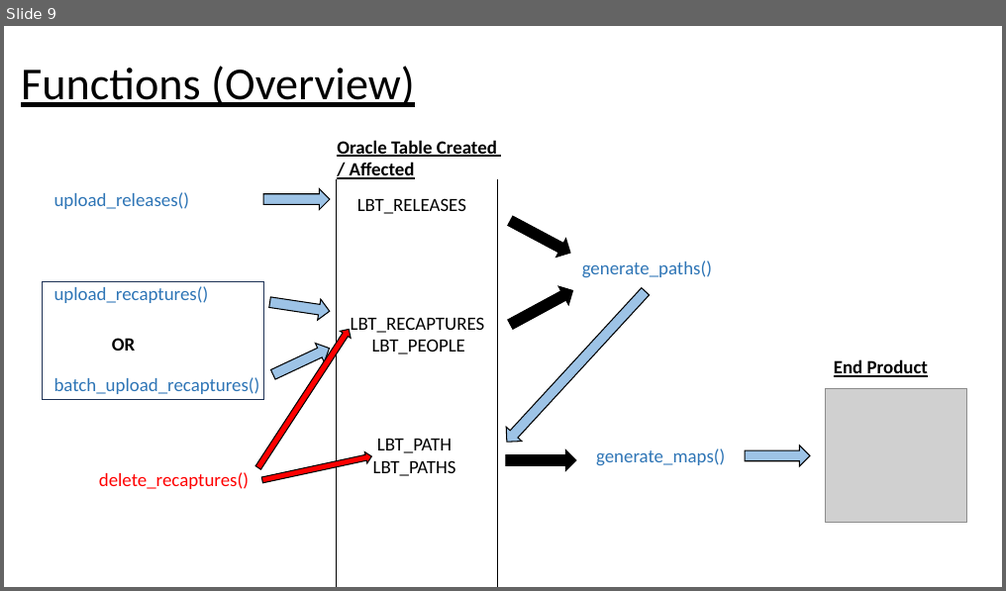
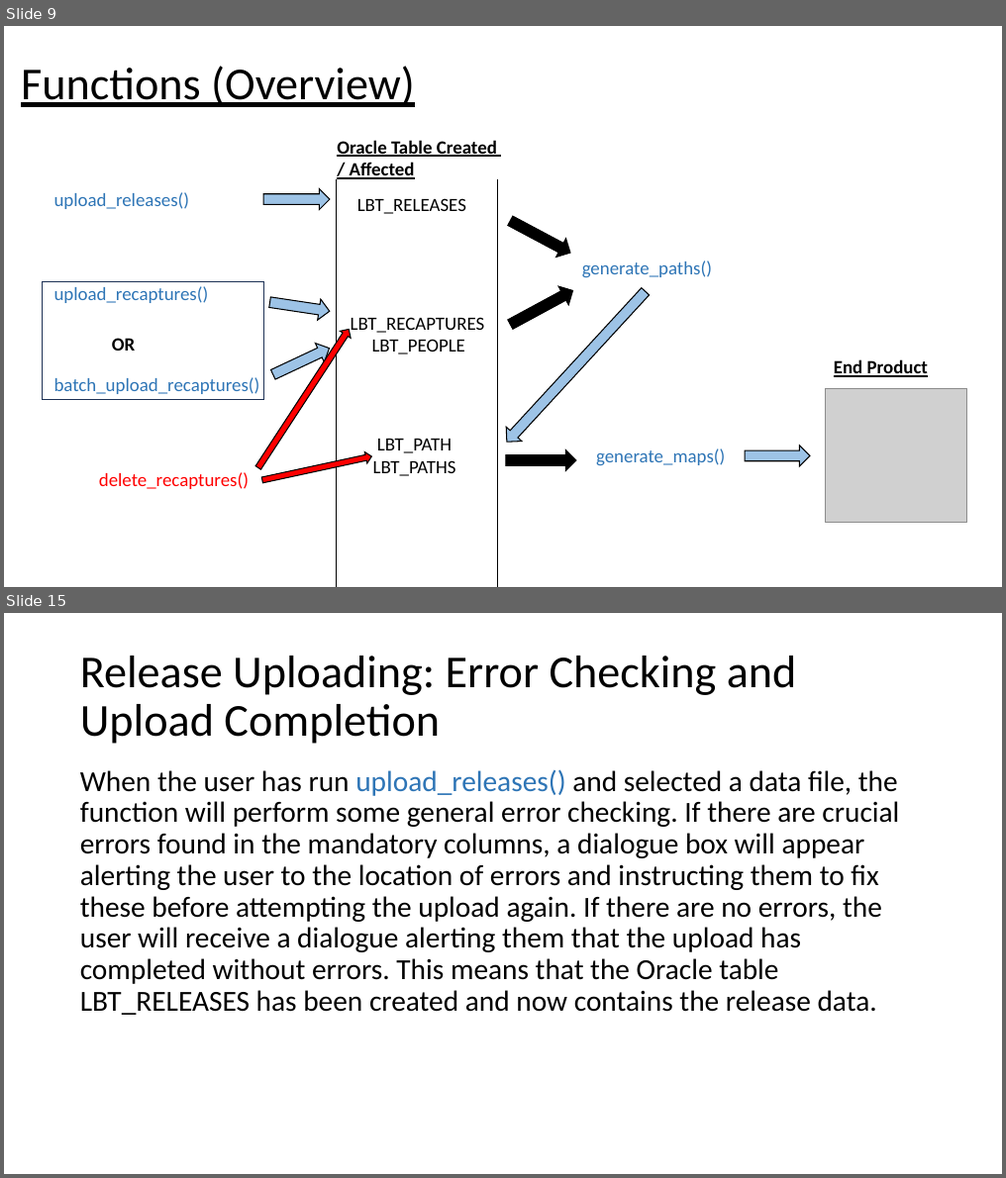
Before and after one commit to LobsterScience/LobTag2, a slide deck: app.files/user_guide.pptx. Shown one above the other, each under a label of ours: slide 9 before the commit, slides 9 and 15 after it; the slides between them are not shown. The pictures are 1006x591 and 1006x1178 pixels, drawn with LibreOffice and Linux fonts; fonts in the diff are those of the drawing; grey boxes stand for pictures. Boxes give left, top, right and bottom in pixels: in the first picture for what was removed or moved away, otherwise in the second. Text is boxed around its words. In the diff, an @@ line names an element or a change of style, - is before the commit and + after.

Commit message:
more slides added to user guide. Minor edits to generate_maps

```diff
--- a/app.files/user_guide.pptx
+++ b/app.files/user_guide.pptx
@@ slide 15 added at [4, 613, 1002, 1174], background #FFFFFF @@
@@ title added at [80, 656, 797, 744], 44 pt, text #000000 @@
+Release Uploading: Error Checking and Upload Completion
@@ text added at [80, 769, 899, 1015], 28 pt, text #000000 @@
+When the user has run upload_releases() and selected a data file, the function will perform some general error checking. If there are crucial errors found in the mandatory columns, a dialogue box will appear alerting the user to the location of errors and instructing them to fix these before attempting the upload again. If there are no errors, the user will receive a dialogue alerting them that the upload has completed without errors. This means that the Oracle table LBT_RELEASES has been created and now contains the release data.
```
Also in this commit, not shown: 3 slides changed, 13 other slides added, 1 other file.
